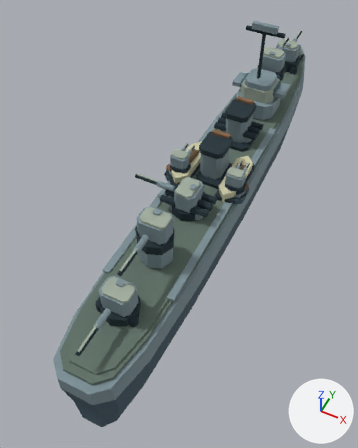
The glTF model game/public/assets/models/destroyer.glb, before and after one commit.
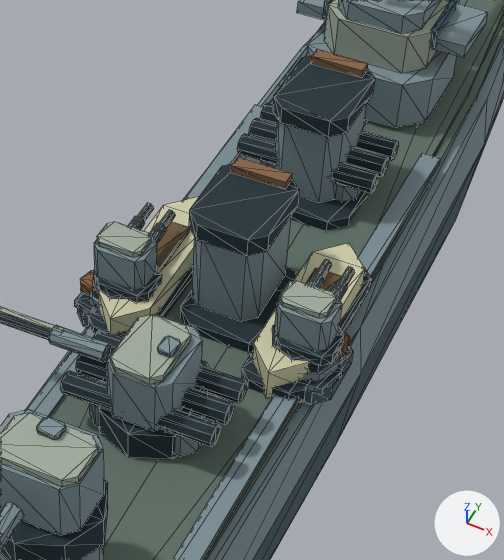
Each version appears first whole from a 50 mm lens placed at (1.03, -2.82, 2.89), pointed at (-0.13, -0.51, 0.01), and next in a close-up on the part from 40% to 82% of the width and 18% to 56% of the height. Arrows for +X, +Y and +Z are at lower right; the lights stay in place. The last two pictures show the newer version. The close-ups show mesh edges as thin lines. Where no turn or scale is listed for an object, it has been applied to the vertices. Vertices at exactly the same position are counted once.

In view in the first close-up: 'destroyer-destroyer-geometry', 'destroyer-historic_funnel_0.001-geometry', 'destroyer-historic_funnel_1-geometry', 'destroyer-part_aa-starboard.001-geometry', 'destroyer-part_bridge.001-geometry', 'destroyer-turret_aa_aa-port.002-geometry', 'destroyer-turret_aa_aa-starboard.001-geometry', 'destroyer-turret_main_2-geometry', 'destroyer-turret_main_3-geometry' and 3 more.
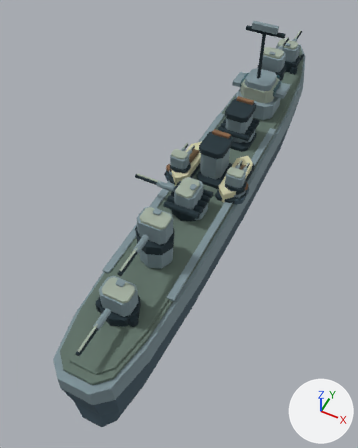
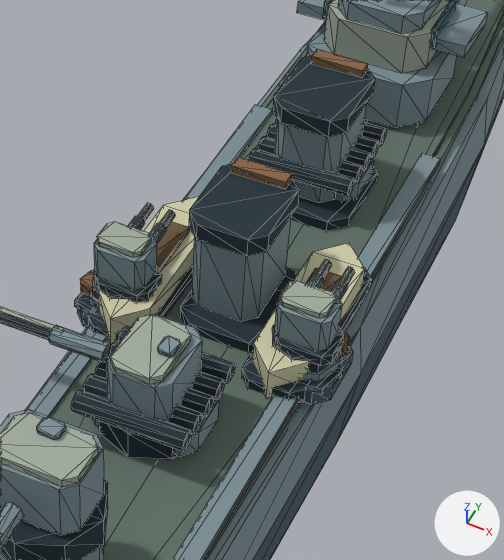
Location of each change, [x1, y1, x2, y2] in pixels of the close-ups (504 x 560 px):
'destroyer-torpedo_bank_0-geometry', added: after [71, 326, 235, 456]
    faces in mat_fleet_ink (dark cyan #20333b): [71, 326, 235, 452]
    faces in mat_fleet_edge_us (greyish cyan #80949b): [92, 399, 219, 456]
'destroyer-torpedo_bank_1-geometry', added: after [249, 119, 387, 201]
    faces in mat_fleet_ink (dark cyan #20333b): [249, 119, 387, 196]
    faces in mat_fleet_edge_us (greyish cyan #80949b): [334, 158, 373, 201]
part 1 of me_faceted_armored_hull_002, deleted: before [60, 103, 399, 456]

The change, as a list of edits to the scene's bpy script:
```text
Change me_faceted_armored_hull_002:
    used by ob_destroyer_destroyer_geometry; location = (0.0, 0.0, 0.0)
    remove me_faceted_armored_hull_002.from_pydata(...)  # 512 vertices, 881 faces; spans x -0.3..0.3, y -2.06..2.06, z -0.34..0.5
    add me_faceted_armored_hull_002.from_pydata(...)  # 384 vertices, 657 faces; spans x -0.3..0.3, y -2.06..2.06, z -0.34..0.5
    me_faceted_armored_hull_002 part 1: 8 loose pieces with 128 vertices, spanning x -0.17..0.17, y -0.71..0.4, z 0.34..0.46, are deleted
Add me_torpedo_launcher_base_001:
    me_torpedo_launcher_base_001.from_pydata(...)  # 96 vertices, 168 faces; spans x -0.129..0.129, y -0.133..0.133, z 0.34..0.453
    # faces by material slot: [28, 140]
    me_torpedo_launcher_base_001.materials.append(mat_fleet_edge_us)  # greyish cyan #80949b
    me_torpedo_launcher_base_001.materials.append(mat_fleet_ink)  # dark cyan #20333b
Add me_torpedo_launcher_base:
    me_torpedo_launcher_base.from_pydata(...)  # 96 vertices, 168 faces; spans x -0.129..0.129, y -0.133..0.133, z 0.34..0.453
    # faces by material slot: [28, 140]
    me_torpedo_launcher_base.materials.append(mat_fleet_edge_us)  # greyish cyan #80949b
    me_torpedo_launcher_base.materials.append(mat_fleet_ink)  # dark cyan #20333b
Add ob_destroyer_torpedo_bank_1_geometry:
    ob_destroyer_torpedo_bank_1_geometry = bpy.data.objects.new('destroyer-torpedo_bank_1-geometry', me_torpedo_launcher_base_001)
    ob_destroyer_torpedo_bank_1_geometry.location = (0.0, 0.308, 0.0)
Add ob_destroyer_torpedo_bank_0_geometry:
    ob_destroyer_torpedo_bank_0_geometry = bpy.data.objects.new('destroyer-torpedo_bank_0-geometry', me_torpedo_launcher_base)
    ob_destroyer_torpedo_bank_0_geometry.location = (0.0, -0.617, 0.0)
```
